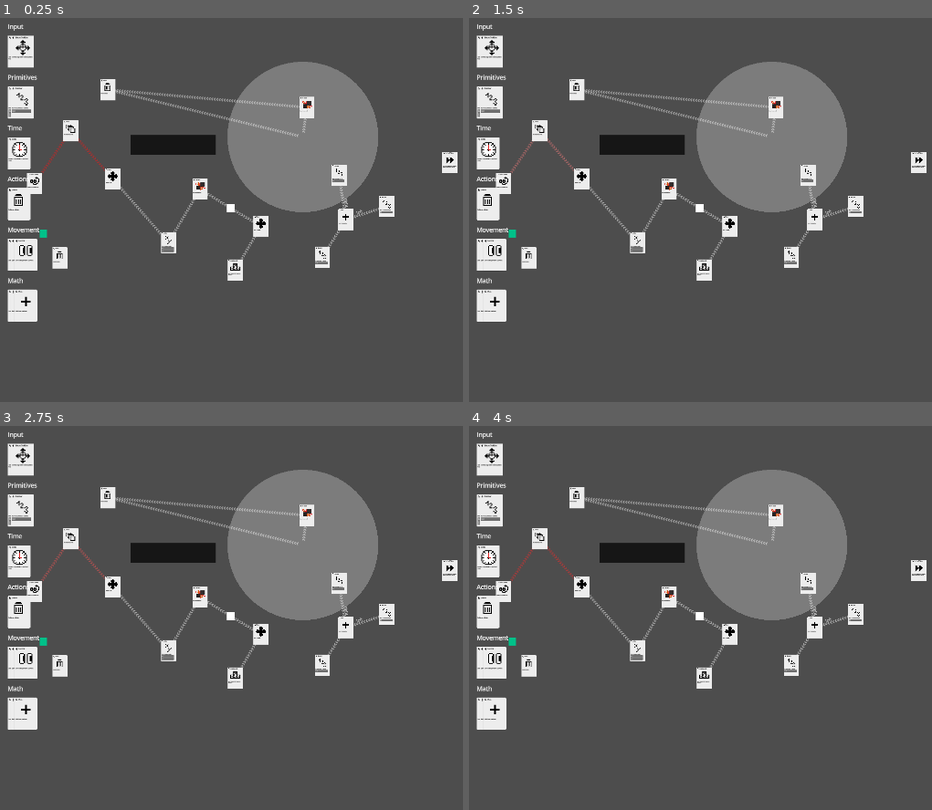
Above: before the commit, frames 1-4 (two rows, left to right).
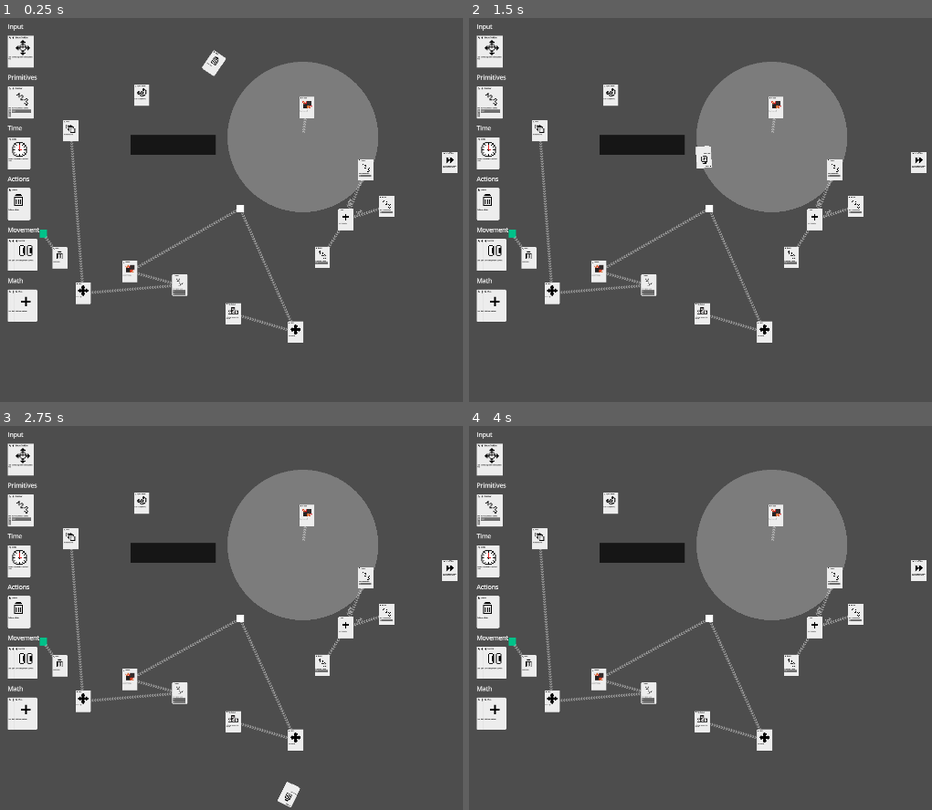
Above: after the commit, the same moments.

Repository: hpi-swa-lab/syntactic-shuffle
Game: Godot game, scene res://main.tscn
Two runs of this game, one before a commit and one after it. Both use one fixed random seed, a clock stepped at 60 frames per second and the inputs below. The engine's default icon, where the game draws it, is replaced by a stand-in: a white triangle on a blue panel in a dark square.
Inputs (mouse positions are in pixels of both pictures, inside the frame that each line leads up to):
- Up to frame 1 (0.25 s): no input
- Up to frame 2 (1.5 s): move the mouse to (outside the picture) at 0.52 s; click (outside the picture) at 0.67 s; drag from (686, 217) to (806, 175) at 1.27 s
- Up to frame 3 (2.75 s): move the mouse to (439, 514) at 2.02 s; click (439, 514) at 2.17 s
- Up to frame 4 (4 s): drag from (797, 687) to (857, 614) at 2.77 s; tap Enter at 3.5 s; move the mouse to (outside the picture) at 3.52 s; click (outside the picture) at 3.67 s

The runs differ from the first frame. In frame 1, 4.1% of the frame differs, in the area x 5-81%, y 8-85%; in frame 2, 4.1%; in frame 3, 4.1%; in frame 4, 3.9%.

Commit message:
ignore carrier

Diff:
--- a/main.tscn
+++ b/main.tscn
@@ -24,7 +24,7 @@
 metadata/_custom_type_script = ExtResource("1_ig7tw")
 
 [node name="NumberCard" type="Node2D" parent="CardBoundary"]
-position = Vector2(892, 479)
+position = Vector2(962, 465)
 scale = Vector2(0.2, 0.2)
 script = ExtResource("3_h2yge")
 number = 5.0
@@ -66,7 +66,7 @@
 metadata/_custom_type_script = ExtResource("3_h2yge")
 
 [node name="CharacterBody2D" type="CharacterBody2D" parent="CardBoundary"]
-position = Vector2(607, 566)
+position = Vector2(632, 567)
 metadata/cards_outgoing = [NodePath(""), NodePath("../MoveCard"), NodePath("../CollisionCard")]
 metadata/cards_named_outgoing = {}
 
@@ -74,9 +74,10 @@
 script = ExtResource("5_lquwl")
 placeholder_size = Vector2(20, 20)
 metadata/_custom_type_script = ExtResource("5_lquwl")
+metadata/_edit_lock_ = true
 
 [node name="MoveCard" type="Node2D" parent="CardBoundary"]
-position = Vector2(686.561, 613.295)
+position = Vector2(777.934, 892.829)
 scale = Vector2(0.2, 0.2)
 script = ExtResource("6_7mycd")
 id = "72710ad0-3a6e-4602-9b73-d342b25ee369"
@@ -84,7 +85,7 @@
 metadata/_custom_type_script = ExtResource("6_7mycd")
 
 [node name="Vector2Card" type="Node2D" parent="CardBoundary"]
-position = Vector2(443.273, 656.572)
+position = Vector2(473.054, 768.927)
 scale = Vector2(0.2, 0.2)
 script = ExtResource("6_272bh")
 vector = Vector2(5, 0)
@@ -94,15 +95,14 @@
 metadata/_custom_type_script = ExtResource("6_272bh")
 
 [node name="PhysicsProcessCard" type="Node2D" parent="CardBoundary"]
-position = Vector2(91, 501)
+position = Vector2(373, 268)
 scale = Vector2(0.2, 0.2)
 script = ExtResource("7_272bh")
 id = "65377cae-b483-4bbe-a469-5e7750fd47bc"
-outgoing = Array[NodePath]([NodePath("../GroupCard")])
 metadata/_custom_type_script = ExtResource("7_272bh")
 
 [node name="AxisControlsCard" type="Node2D" parent="CardBoundary"]
-position = Vector2(619, 729)
+position = Vector2(613.585, 844.063)
 scale = Vector2(0.2, 0.2)
 script = ExtResource("8_5vw27")
 id = "30b2fc2a-5464-4107-9241-8ef915cc8aff"
@@ -126,16 +126,16 @@
 metadata/_custom_type_script = ExtResource("5_lquwl")
 
 [node name="DeleteCard" type="Node2D" parent="CardBoundary"]
-position = Vector2(283.879, 253.609)
+position = Vector2(563.222, 154.904)
+rotation = 0.595124
 scale = Vector2(0.2, 0.2)
 script = ExtResource("13_ycdy4")
 id = "0150d4d2-3c49-4b2e-b0ac-c189a56b3e57"
-incoming = Array[NodePath]([NodePath("../Area2D"), NodePath("../OnEnterCard")])
 metadata/_custom_type_script = ExtResource("13_ycdy4")
 
 [node name="CharacterBody2D2" type="CharacterBody2D" parent="CardBoundary" groups=["enemy"]]
 position = Vector2(114, 633)
-metadata/cards_outgoing = []
+metadata/cards_outgoing = [NodePath("../DeleteCard2")]
 
 [node name="Placeholder" type="Node2D" parent="CardBoundary/CharacterBody2D2"]
 script = ExtResource("5_lquwl")
@@ -150,7 +150,6 @@
 script = ExtResource("12_dg77c")
 group_name = "enemy"
 id = "e62938f1-f01f-4d42-abf3-0b8271d5e1b3"
-incoming = Array[NodePath]([NodePath("../PhysicsProcessCard")])
 outgoing = Array[NodePath]([NodePath("../MoveCard2")])
 metadata/_custom_type_script = ExtResource("12_dg77c")
 
@@ -159,10 +158,11 @@
 scale = Vector2(0.2, 0.2)
 script = ExtResource("13_ycdy4")
 id = "6d58c155-5e52-495b-9cd9-234e249a91d2"
+incoming = Array[NodePath]([NodePath("../CharacterBody2D2")])
 metadata/_custom_type_script = ExtResource("13_ycdy4")
 
 [node name="CollisionCard" type="Node2D" parent="CardBoundary"]
-position = Vector2(526.684, 515.576)
+position = Vector2(341.907, 732.841)
 scale = Vector2(0.2, 0.2)
 script = ExtResource("12_ycdy4")
 id = "13c9f1aa-0917-46f6-86d5-de2035379e1d"
@@ -171,7 +171,7 @@
 metadata/_custom_type_script = ExtResource("12_ycdy4")
 
 [node name="MoveCard2" type="Node2D" parent="CardBoundary"]
-position = Vector2(296.746, 488.837)
+position = Vector2(218.812, 790.158)
 scale = Vector2(0.2, 0.2)
 script = ExtResource("6_7mycd")
 id = "c9bc305d-a359-4e5c-80d3-043d54c513e4"
@@ -180,7 +180,7 @@
 
 [node name="Area2D" type="Area2D" parent="CardBoundary"]
 position = Vector2(797, 378)
-metadata/cards_outgoing = [NodePath("../DeleteCard"), NodePath("../OnEnterCard")]
+metadata/cards_outgoing = [NodePath("../OnEnterCard")]
 
 [node name="Placeholder" type="Node2D" parent="CardBoundary/Area2D"]
 script = ExtResource("5_lquwl")
@@ -202,8 +202,25 @@
 script = ExtResource("13_w48qg")
 id = "d501ac32-dbb0-499e-98db-21607c1f927c"
 incoming = Array[NodePath]([NodePath("../Area2D")])
-outgoing = Array[NodePath]([NodePath("../DeleteCard")])
 metadata/_custom_type_script = ExtResource("13_w48qg")
+
+[node name="RigidBody2D" type="RigidBody2D" parent="CardBoundary"]
+position = Vector2(564, 157)
+rotation = 0.595124
+metadata/cards_outgoing = []
+metadata/cards_ignore = false
+
+[node name="Placeholder" type="Node2D" parent="CardBoundary/RigidBody2D"]
+script = ExtResource("5_lquwl")
+placeholder_size = Vector2(34.9605, 56.0603)
+metadata/_custom_type_script = ExtResource("5_lquwl")
+
+[node name="RemoteTransform2D" type="RemoteTransform2D" parent="CardBoundary/RigidBody2D"]
+position = Vector2(-1.81964, -1.2995)
+scale = Vector2(1, 1)
+remote_path = NodePath("../../DeleteCard")
+update_scale = false
+metadata/cards_outgoing = [NodePath("../DeleteCard")]
 
 [node name="CanvasLayer" type="CanvasLayer" parent="."]
 script = ExtResource("15_vivmo")
